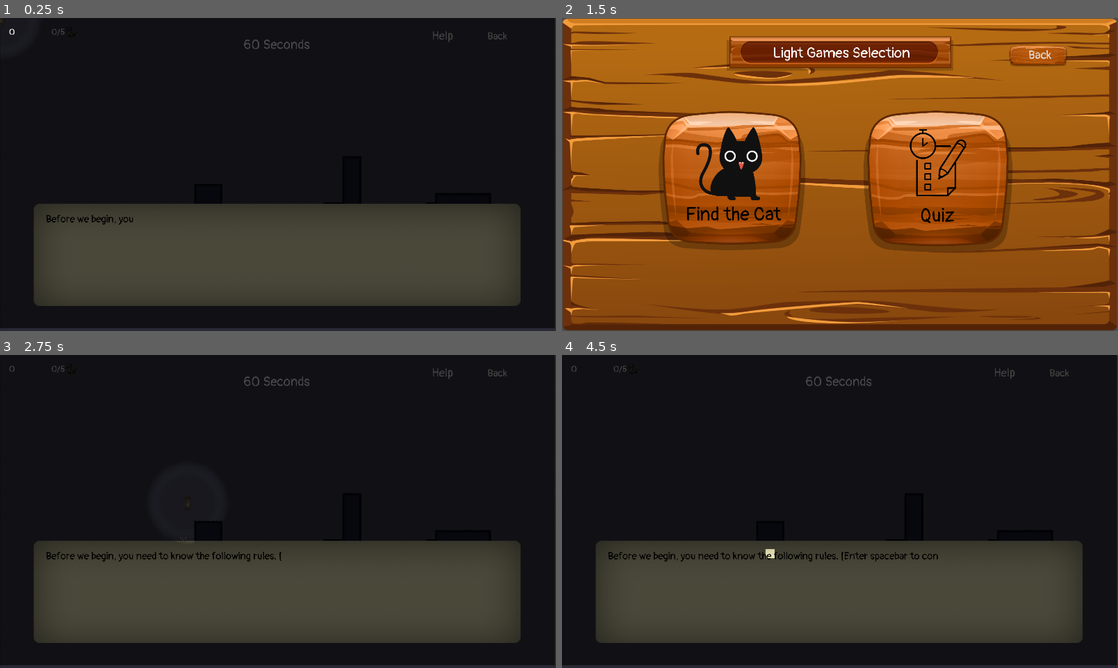
Above: before the commit, frames 1-4 (two rows, left to right).
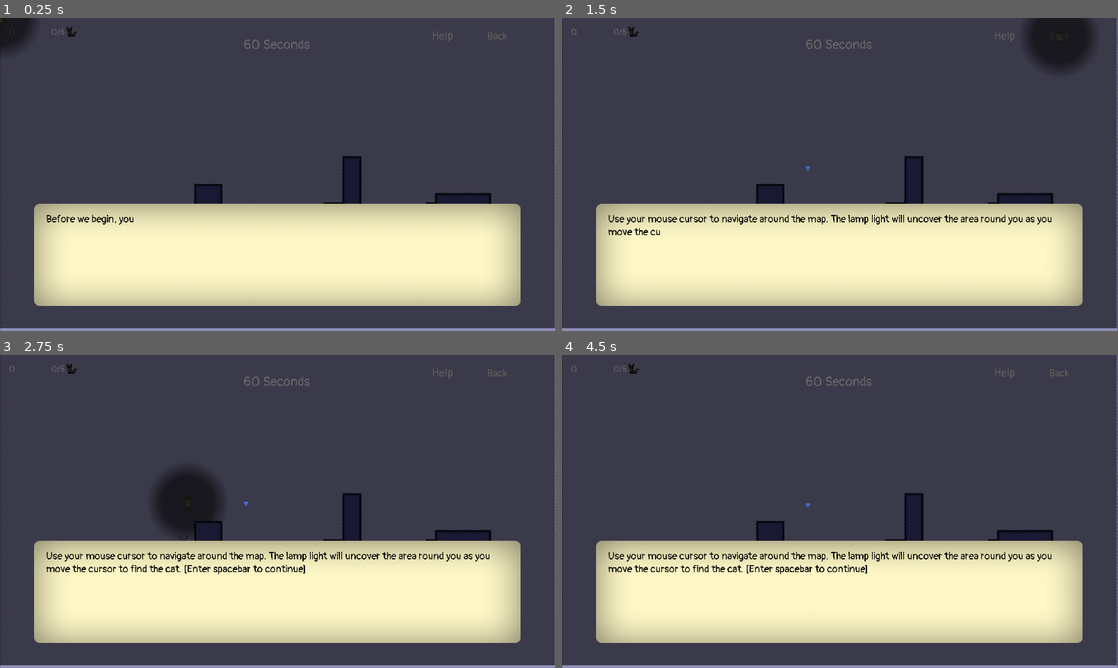
Above: after the commit, the same moments.

Repository: ChunFei96/Godot-PhysicLab
Game: Godot game, scene res://MainLevels/Light/Cat/Cat.tscn
Two runs of this game, one before a commit and one after it. Both use one fixed random seed, a clock stepped at 60 frames per second and the inputs below. This scene is started directly instead of the project's main scene. Sound files missing from this copy of the repository are replaced by a short silence.
Inputs (mouse positions are in pixels of both pictures, inside the frame that each line leads up to):
- Up to frame 1 (0.25 s): no input
- Up to frame 2 (1.5 s): tap Enter (ui_accept) at 0.5, 0.77 s; move the mouse to (962, 158) at 0.52 s; click (962, 158) at 0.67 s; click "Back" at 1.25 s
- Up to frame 3 (2.75 s): click (189, 502) at 2 s, where only the run before the commit has a clickable "Light"
- Up to frame 4 (4.5 s): click "Help" at 2.75 s; click (845, 614) at 3.5 s, where only the run before the commit has a clickable "Noted!"; drag from (728, 527) to (845, 614) at 4.27 s

The runs differ from the first frame. In frame 1, 99% of the frame differs, in the area x 0-100%, y 0-100%; in frame 2, 100%; in frame 3, 97%; in frame 4, 99%.

Commit message:
fixed minor layer bug on the cat scene

Diff:
--- a/MainLevels/Light/Cat/Cat.tscn
+++ b/MainLevels/Light/Cat/Cat.tscn
@@ -56,11 +56,9 @@
 [node name="Lamp" parent="." instance=ExtResource( 3 )]
 position = Vector2( 873.533, 439.163 )
 
-[node name="DialogManager" parent="." instance=ExtResource( 1 )]
-margin_left = -44.0
-margin_top = -48.0
-margin_right = -4.0
-margin_bottom = -8.0
+[node name="CanvasModulate" type="CanvasModulate" parent="."]
+visible = false
+color = Color( 0.290196, 0.290196, 0.290196, 1 )
 
 [node name="GameOverLayer" parent="." instance=ExtResource( 5 )]
 margin_left = -32.3359
@@ -81,9 +79,6 @@
 __meta__ = {
 "_edit_use_anchors_": false
 }
-
-[node name="CanvasModulate" type="CanvasModulate" parent="."]
-color = Color( 0.290196, 0.290196, 0.290196, 1 )
 
 [node name="Cat" parent="." groups=[
 "Cats",
@@ -173,6 +168,12 @@
 
 [node name="HTTPRequest" type="HTTPRequest" parent="."]
 
+[node name="DialogManager" parent="." instance=ExtResource( 1 )]
+margin_left = -43.0
+margin_top = -48.0
+margin_right = -3.0
+margin_bottom = -8.0
+
 [node name="bgm" type="AudioStreamPlayer" parent="."]
 stream = ExtResource( 8 )
 volume_db = -35.0
--- a/Scenes/Dialogue/DialogManager.tscn
+++ b/Scenes/Dialogue/DialogManager.tscn
@@ -82,7 +82,7 @@
 }
 
 [node name="next-indicator" type="Sprite" parent="DialogBox"]
-position = Vector2( 1482.66, 594.846 )
+position = Vector2( 1536.08, 577.396 )
 scale = Vector2( 0.335442, 0.335442 )
 texture = ExtResource( 2 )
 
